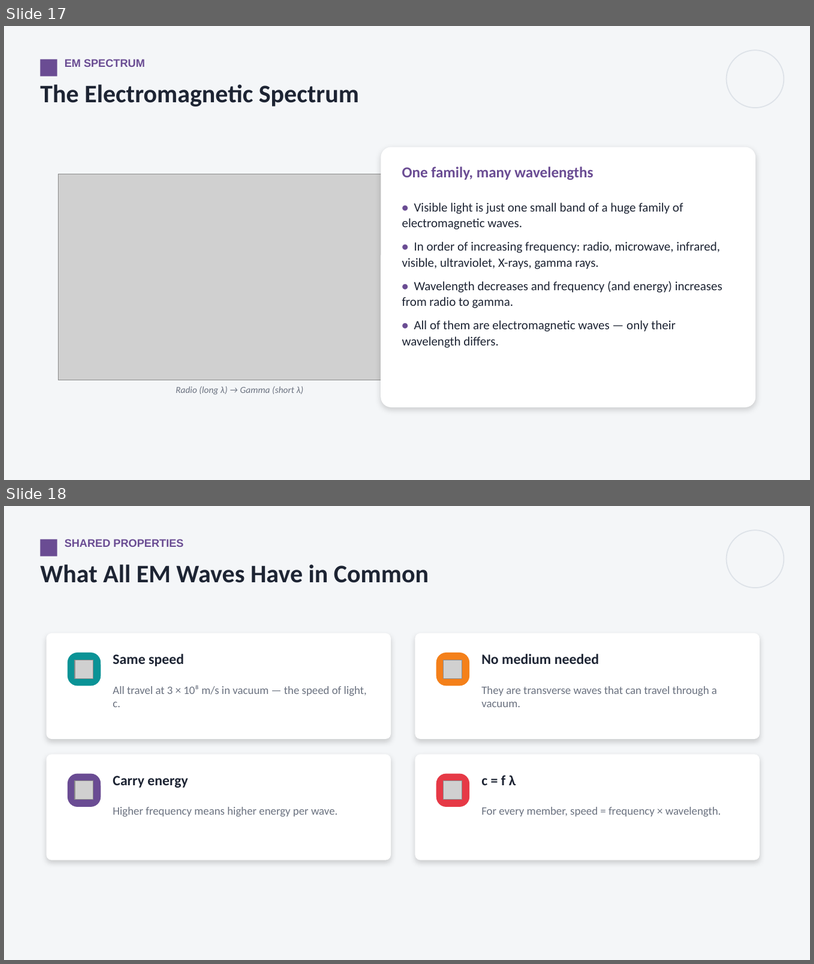
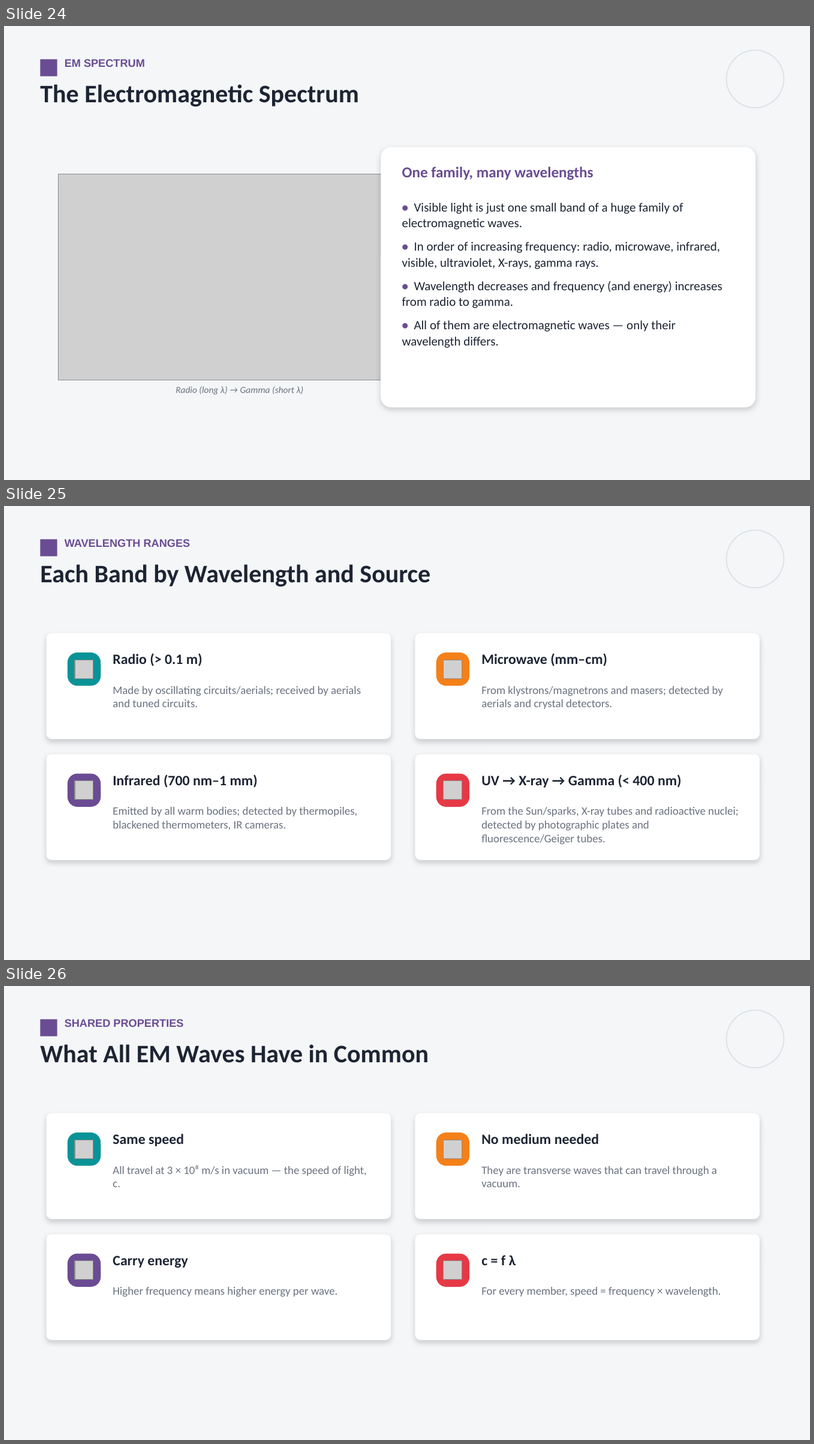
Before and after one commit to parmeshwars2911/MyFirstAR, a slide deck: ppt/Grade10/G10_S53_Spectrum_1.pptx. Shown one above the other, each under a label of ours: slides 17 and 18 before the commit, slides 24, 25 and 26 after it. The pictures are 814x964 and 814x1444 pixels, drawn with LibreOffice and Linux fonts; fonts in the diff are those of the drawing; grey boxes stand for pictures. Boxes give left, top, right and bottom in pixels: in the first picture for what was removed or moved away, otherwise in the second. Text is boxed around its words. In the diff, an @@ line names an element or a change of style, - is before the commit and + after.

```diff
--- a/ppt/Grade10/G10_S53_Spectrum_1.pptx
+++ b/ppt/Grade10/G10_S53_Spectrum_1.pptx
@@ slide 25 added at [4, 506, 810, 960], background #F4F6F8 @@
@@ rectangle added at [40, 539, 57, 556], fill #6A4C93 @@
@@ text added at [65, 539, 191, 547], 13 pt, text #6A4C93, bold @@
+WAVELENGTH RANGES
@@ ellipse added at [727, 530, 785, 588], outline #DDE2E8 1.25 pt @@
@@ text added at [40, 564, 431, 586], 30 pt, text #1D2433, bold @@
+Each Band by Wavelength and Source
@@ rounded rectangle added at [47, 633, 391, 739], fill #FFFFFF @@
@@ rounded rectangle added at [416, 633, 760, 739], fill #FFFFFF @@
@@ rounded rectangle added at [68, 652, 101, 685], fill #0A9396 @@
@@ picture added at [75, 660, 93, 678] @@
@@ text added at [113, 653, 203, 666], 17 pt, text #1D2433, bold @@
+Radio (> 0.1 m)
@@ rounded rectangle added at [437, 652, 470, 685], fill #F4801A @@
@@ picture added at [444, 660, 462, 678] @@
@@ text added at [482, 653, 608, 666], 17 pt, text #1D2433, bold @@
+Microwave (mm–cm)
@@ text added at [113, 686, 361, 707], 13.5 pt, text #6B7280 @@
+Made by oscillating circuits/aerials; received by aerials and tuned circuits.
@@ text added at [482, 686, 723, 709], 13.5 pt, text #6B7280 @@
+From klystrons/magnetrons and masers; detected by aerials and crystal detectors.
@@ rounded rectangle added at [47, 754, 391, 860], fill #FFFFFF @@
@@ rounded rectangle added at [416, 754, 760, 860], fill #FFFFFF @@
@@ rounded rectangle added at [68, 774, 101, 807], fill #6A4C93 @@
@@ text added at [113, 774, 258, 787], 17 pt, text #1D2433, bold @@
+Infrared (700 nm–1 mm)
@@ rounded rectangle added at [437, 774, 470, 807], fill #E63946 @@
@@ text added at [482, 774, 682, 787], 17 pt, text #1D2433, bold @@
+UV → X-ray → Gamma (< 400 nm)
@@ picture added at [75, 781, 93, 799] @@
@@ picture added at [444, 781, 462, 799] @@
@@ text added at [113, 807, 357, 829], 13.5 pt, text #6B7280 @@
+Emitted by all warm bodies; detected by thermopiles, blackened thermometers, IR cameras.
@@ text added at [482, 807, 739, 844], 13.5 pt, text #6B7280 @@
+From the Sun/sparks, X-ray tubes and radioactive nuclei; detected by photographic plates and fluorescence/Geiger tubes.
@@ what was slide 17 is now slide 24 @@
@@ what was slide 18 is now slide 26 @@
```
Also in this commit, not shown: 1 slide changed, 8 other slides added, 2 other files.
